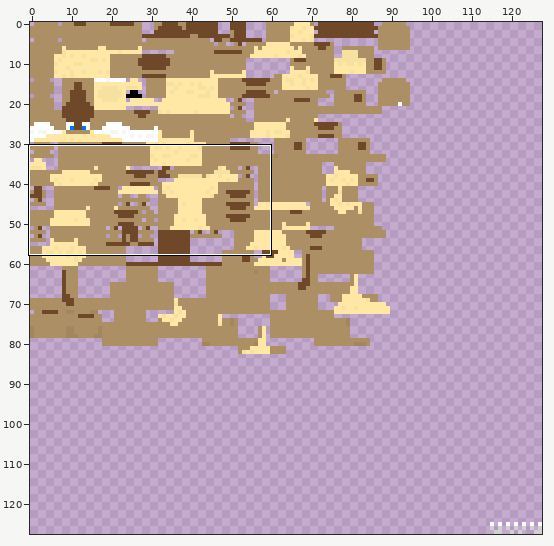
Edited in one commit: sprite sheet (src/main/resources/assets/changed/textures/latex_squirrel.png). Above: a wide view before the commit, with the close-up outlined.
Close-up. Earlier state:
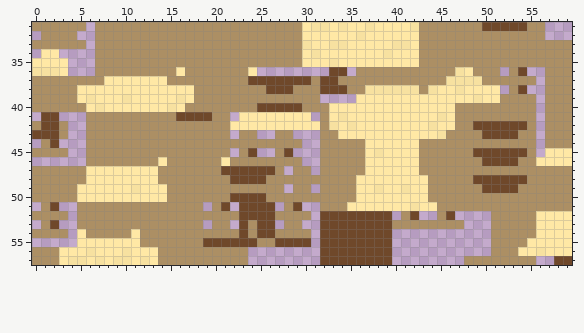
The file is 128x128 pixels. Colours within 5 levels of each other are drawn and written as one. Shown: x 0..59, y 31..57.
After the commit:
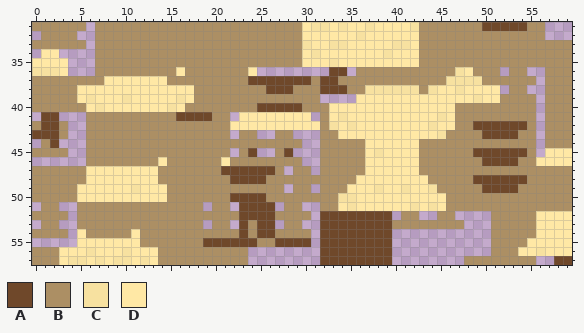
Palette (. is transparent): A #6f482a  B #ac8f64  C #f7e1a0  D #ffe8a5
The author wrote: Bijimio Experimental Fork V4.1.9
Edits made:
Colour B replaces colour A in row 36 at x 54; in row 38 at x 54; in row 51 at x 2, 21 and 29; in row 52 at x 42 and 46; in row 53 at x 2.
Colour C replaces colour B in row 49 at x 44; in row 50 at x 34 to 35.
Colour C replaces colour D in row 51 at x 35 and 44.
Colour D replaces colour B in row 49 at x 35; in row 50 at x 44 to 45; in row 51 at x 34 and 45.
